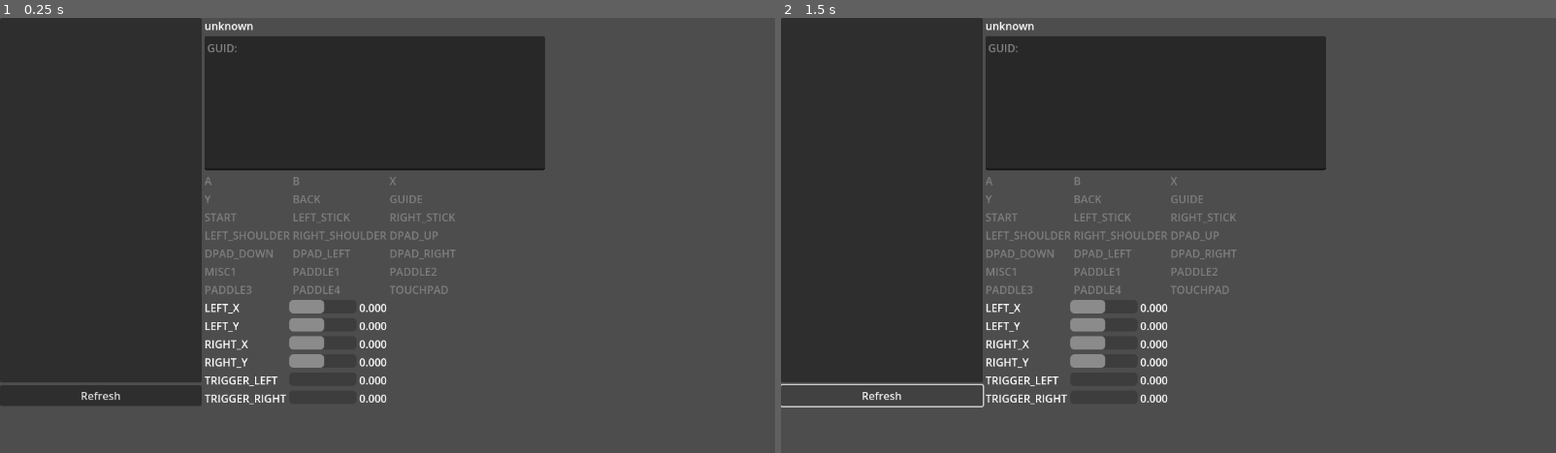
Above: before the commit, frames 1-2 (left to right).
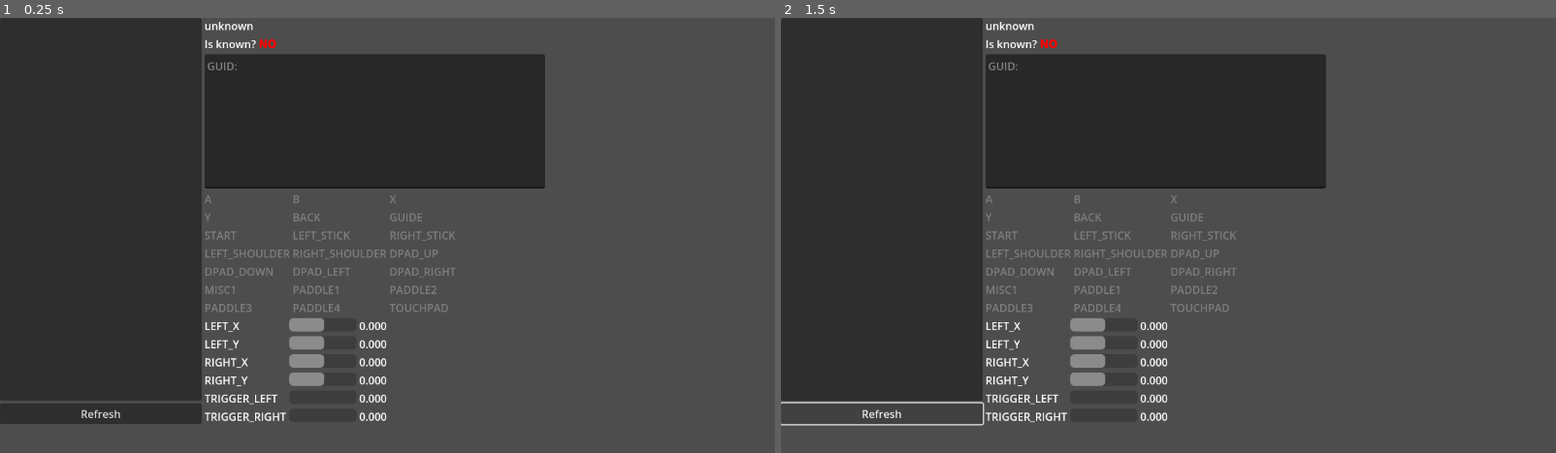
Above: after the commit, the same moments.

Repository: Toxe/godot-gamepads
Game: Godot game, scene res://scenes/main/main.tscn
Same seed, same stepped clock (60 frames per second), same inputs: the game is played once before the commit and once after it.
Inputs:
- Up to frame 1 (0.25 s): no input
- Up to frame 2 (1.5 s): click "Refresh" at 0.5 s; click "Refresh" at 1.25 s

The runs differ from the first frame. In frame 1, 6.8% of the frame differs, in the area x 0-71%, y 4-94%; in frame 2, 6.0%.

Commit message:
Add label to show if the device is known

Diff:
--- a/Gamepads/scenes/main/main.gd
+++ b/Gamepads/scenes/main/main.gd
@@ -36,6 +36,13 @@
 
 func update_gamepad_info(id: int) -> void:
     var gamepad_name := Input.get_joy_name(id)
+    var is_known := Input.is_joy_known(id)
+    var is_known_text := "YES" if is_known else "NO"
+    var color := "green" if is_known else "red"
+
+    ($HBoxContainer/VBoxContainer2/NameLabel as Label).text = gamepad_name if gamepad_name != "" else "unknown"
+    ($HBoxContainer/VBoxContainer2/IsKnownLabel as RichTextLabel).text = "Is known? [color=%s][b]%s[/b][/color]" % [color, is_known_text]
+
     var joy_info := Input.get_joy_info(id)
     var info_text := "GUID: %s\n" % Input.get_joy_guid(id)
 
@@ -43,7 +50,6 @@
         info_text += "%s: %s\n" % [key, joy_info[key]]
 
     ($HBoxContainer/VBoxContainer2/InfoTextEdit as TextEdit).text = info_text
-    ($HBoxContainer/VBoxContainer2/NameLabel as Label).text = gamepad_name if gamepad_name != "" else "unknown"
 
 
 func update_buttons_and_axis_readings(id: int) -> void:
--- a/Gamepads/scenes/main/main.tscn
+++ b/Gamepads/scenes/main/main.tscn
@@ -35,6 +35,12 @@
 layout_mode = 2
 text = "Gamepad"
 
+[node name="IsKnownLabel" type="RichTextLabel" parent="HBoxContainer/VBoxContainer2"]
+layout_mode = 2
+bbcode_enabled = true
+text = "Is known? [color=red]no[/color]"
+fit_content = true
+
 [node name="InfoTextEdit" type="TextEdit" parent="HBoxContainer/VBoxContainer2"]
 custom_minimum_size = Vector2(0, 200)
 layout_mode = 2
